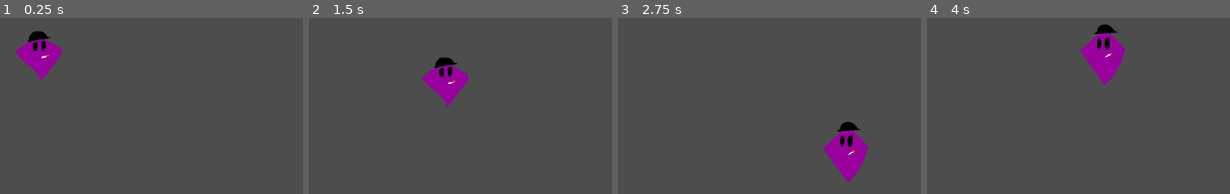
Above: before the commit, frames 1-4 (left to right).
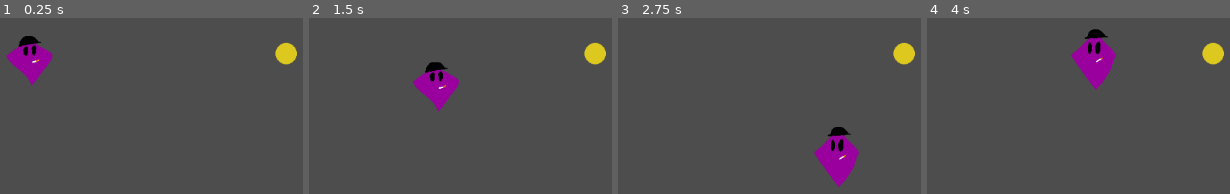
Above: after the commit, the same moments.

Repository: BobWizardLad/gun-of-justice
Game: Godot game, scene res://Scenes/Level.tscn
The game is run twice, just before and just after one commit, with the same random seed, the same clock (stepped at 60 frames per second) and the same inputs.
Inputs (mouse positions are in pixels of both pictures, inside the frame that each line leads up to):
- Up to frame 1 (0.25 s): no input
- Up to frame 2 (1.5 s): tap Enter at 0.5 s; move the mouse to (463, 21) at 0.52 s; press the mouse at (463, 21) at 0.53 s; hold Right (move_right) 0.53-1.28 s; move the mouse to (outside the picture) at 1.27 s; release the mouse at (outside the picture) at 1.28 s; hold Down (move_down) from 1.28 s (still down); click (outside the picture) at 1.35 s
- Up to frame 3 (2.75 s): move the mouse to (outside the picture) at 2.02 s; release Down (move_down) at 2.03 s; press the mouse at (outside the picture) at 2.03 s; hold Right (move_right) from 2.03 s (still down)
- Up to frame 4 (4 s): move the mouse to (outside the picture) at 2.77 s; release Right (move_right) at 2.78 s; release the mouse at (outside the picture) at 2.78 s; hold Up (move_up) 2.78-3.53 s; click (outside the picture) at 2.85 s; move the mouse to (1145, 111) at 3.52 s; press the mouse at (1145, 111) at 3.53 s; hold Left (move_left) from 3.53 s (still down)

The runs differ from the first frame. In frame 1, 2.9% of the frame differs, in the area x 1-99%, y 7-39%; in frame 2, 2.9%; in frame 3, 3.3%; in frame 4, 3.3%, in the area x 47-99%, y 3-41%.

Commit message:
Before Raycasting
This will be the first commit to predate an attempt to raycast. If I revert here raycasting didn't work.

Diff:
--- a/Scenes/Level.tscn
+++ b/Scenes/Level.tscn
@@ -1,8 +1,9 @@
-[gd_scene load_steps=9 format=3 uid="uid://fmhgqxmp0xq0"]
+[gd_scene load_steps=11 format=3 uid="uid://fmhgqxmp0xq0"]
 
 [ext_resource type="Script" path="res://scripts/Level.gd" id="1_lifyf"]
 [ext_resource type="Script" path="res://scripts/Player.gd" id="1_xuvti"]
 [ext_resource type="Texture2D" uid="uid://dap0p0l02es36" path="res://assets/detective.png" id="2_5x30p"]
+[ext_resource type="Texture2D" uid="uid://ccqcgcix0haxp" path="res://assets/bullet.png" id="2_hf774"]
 [ext_resource type="Script" path="res://scripts/BulletsHandler.gd" id="4_86wxa"]
 
 [sub_resource type="AtlasTexture" id="AtlasTexture_tu1cy"]
@@ -28,7 +29,13 @@
 "speed": 2.0
 }]
 
-[sub_resource type="CapsuleShape2D" id="CapsuleShape2D_pgkum"]
+[sub_resource type="CapsuleShape2D" id="CapsuleShape2D_46gpu"]
+radius = 37.0
+height = 94.0
+
+[sub_resource type="CapsuleShape2D" id="CapsuleShape2D_50f4a"]
+radius = 16.0
+height = 32.0
 
 [node name="GameRoot" type="Node2D"]
 script = ExtResource("1_lifyf")
@@ -40,10 +47,8 @@
 [node name="Level" type="TileMap" parent="."]
 format = 2
 
-[node name="CoverHandler" type="Node2D" parent="."]
-
 [node name="Player" type="CharacterBody2D" parent="."]
-position = Vector2(322, 221)
+position = Vector2(304, 230)
 script = ExtResource("1_xuvti")
 metadata/_edit_group_ = true
 
@@ -53,9 +58,24 @@
 frame_progress = 0.793041
 
 [node name="CollisionShape2D" type="CollisionShape2D" parent="Player"]
-shape = SubResource("CapsuleShape2D_pgkum")
+position = Vector2(-2, 7)
+shape = SubResource("CapsuleShape2D_46gpu")
 
 [node name="EnemyHandler" type="Node2D" parent="."]
+
+[node name="CoverHandler" type="Node2D" parent="."]
+
+[node name="Target" type="StaticBody2D" parent="CoverHandler"]
+position = Vector2(2, -2)
+metadata/_edit_group_ = true
+
+[node name="CollisionShape2D" type="CollisionShape2D" parent="CoverHandler/Target"]
+position = Vector2(789, 223)
+shape = SubResource("CapsuleShape2D_50f4a")
+
+[node name="Sprite2D" type="Sprite2D" parent="CoverHandler/Target"]
+position = Vector2(790, 220)
+texture = ExtResource("2_hf774")
 
 [node name="BulletsHandler" type="Node2D" parent="."]
 script = ExtResource("4_86wxa")
--- a/scripts/BulletsHandler.gd
+++ b/scripts/BulletsHandler.gd
@@ -1,7 +1,8 @@
 extends Node2D
 
 func _on_player_shoot(pos, dir):
-	print("bang")
+	print(pos)
+	print(dir)
 
 # Called when the node enters the scene tree for the first time.
 func _ready():
--- a/scripts/Player.gd
+++ b/scripts/Player.gd
@@ -25,17 +25,15 @@
 
 	return moveDir
 
-# Summon bullets
-func call_bullet(pos, dir):
-	if(Input.is_action_pressed("shoot")):
-		shoot.emit(pos, dir)
-
 # Called when the node enters the scene tree for the first time.
 func _ready():
 	pass
 
 # Called every frame. 'delta' is the elapsed time since the previous frame.
 func _process(delta):
+	# Movement and shooting when possible
+	# -TODO- Conditions to alter player options
 	velocity = move_input(delta) * SPEED
-	call_bullet(Vector2(2.0, 2.0),Vector2(2.0, 2.0))
 	move_and_slide()
+	if(Input.is_action_pressed("shoot")):
+		shoot.emit(Vector2(position.x, position.y), get_viewport().get_mouse_position())
